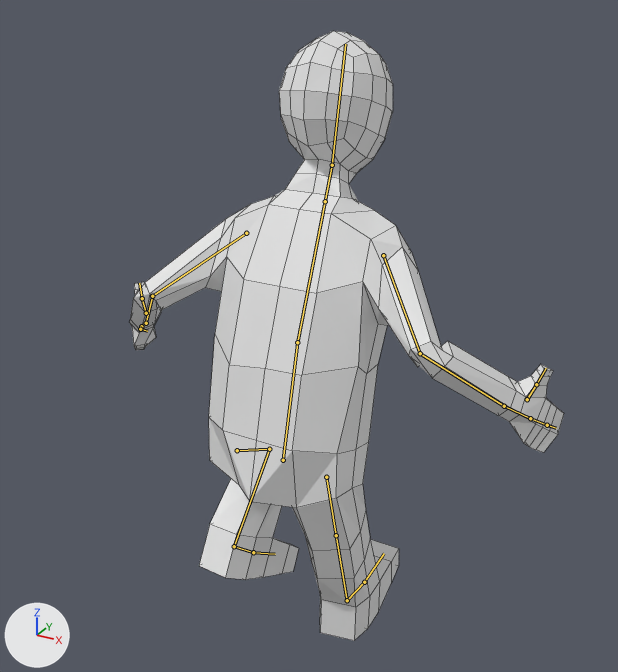
The Blender file models/heroes/omi.blend: old version first, new version second.
One viewpoint serves both versions: a 50 mm camera at (3.15, -5.3, 5.75) aimed at (0.11, 0.22, 2.99). Arrows for +X, +Y and +Z are at lower left; the lights stay in place. Both versions are drawn at frame 17 of the action 'jumpDown'; the numbers are the values there. The bones that bend it are drawn over the model as lines. Mesh edges are drawn as thin lines.
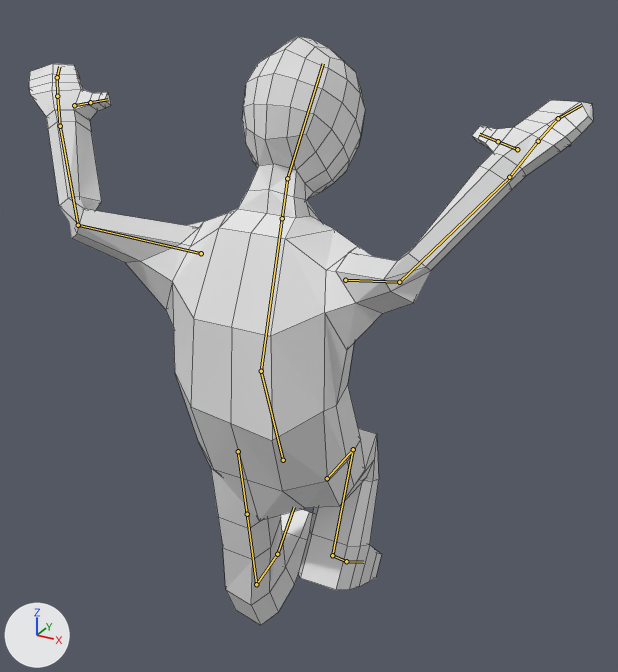
What differs and where, as boxes (x1, y1, x2, y2) in the pictures (618 x 672 px):
'Cube', posed (30% wider)
    before: (129, 31, 564, 641)
    after: (29, 36, 593, 625)
bone 'torso', root to tip
    before: (283, 460) to (297, 342)
    after: (283, 460) to (261, 371)
bone 'chest', root to tip
    before: (297, 342) to (325, 201)
    after: (261, 371) to (282, 218)
bone 'head', root to tip
    before: (332, 165) to (345, 44)
    after: (287, 178) to (323, 63)
bone 'upper_arm.L', root to tip
    before: (246, 233) to (152, 296)
    after: (201, 253) to (78, 225)
bone 'lower_arm.L', root to tip
    before: (152, 296) to (146, 323)
    after: (78, 225) to (60, 126)
bone 'upper_arm.R', root to tip
    before: (383, 255) to (420, 353)
    after: (345, 280) to (399, 282)
bone 'lower_arm.R', root to tip
    before: (420, 353) to (504, 406)
    after: (399, 282) to (509, 177)

Diff of the bpy script that builds the scene:
```diff
--- a/models/heroes/omi.blend.py
+++ b/models/heroes/omi.blend.py
@@ bone_torso @@
 bone_torso = bpy.data.objects['Armature'].pose.bones['torso']
-bone_torso.rotation_quaternion = (0.991, -0.131, 0.0, 0.0)  # degrees (-15, 0, 0)
+bone_torso.rotation_quaternion = (0.988, 0.155, 0.0, 0.0)  # degrees (18, 0, 0)
@@ bone_chest @@
 bone_chest = bpy.data.objects['Armature'].pose.bones['chest']  # child of 'torso'
-bone_chest.rotation_quaternion = (0.98, -0.201, 0.006, -0.001)  # degrees (-23, 1, 0)
+bone_chest.rotation_quaternion = (0.988, -0.152, 0.006, 0.0)  # degrees (-17, 1, 0)
@@ bone_head @@
 bone_head = bpy.data.objects['Armature'].pose.bones['head']  # child of 'neck'
-bone_head.rotation_quaternion = (0.996, 0.086, 0.0, 0.001)  # degrees (10, 0, 0)
+bone_head.rotation_quaternion = (0.987, -0.158, 0.0, -0.002)  # degrees (-18, 0, 0)
@@ bone_upper_arm_l @@
 bone_upper_arm_l = bpy.data.objects['Armature'].pose.bones['upper_arm.L']  # child of 'chest'
-bone_upper_arm_l.rotation_quaternion = (0.948, -0.096, -0.247, 0.174)  # degrees (-17, -26, 25)
+bone_upper_arm_l.rotation_quaternion = (0.763, 0.074, -0.28, 0.578)  # degrees (-14, -31, 78)
@@ bone_lower_arm_l @@
 bone_lower_arm_l = bpy.data.objects['Armature'].pose.bones['lower_arm.L']  # child of 'upper_arm.L'
-bone_lower_arm_l.rotation_quaternion = (0.742, 0.184, -0.299, -0.57)  # degrees (39, -14, -80)
+bone_lower_arm_l.rotation_quaternion = (0.68, 0.51, -0.42, -0.317)  # degrees (83, -14, -63)
@@ bone_upper_arm_r @@
 bone_upper_arm_r = bpy.data.objects['Armature'].pose.bones['upper_arm.R']  # child of 'chest'
-bone_upper_arm_r.rotation_quaternion = (0.948, -0.096, 0.247, -0.174)  # degrees (-17, 26, -25)
+bone_upper_arm_r.rotation_quaternion = (0.763, 0.074, 0.28, -0.578)  # degrees (-14, 31, -78)
@@ bone_lower_arm_r @@
 bone_lower_arm_r = bpy.data.objects['Armature'].pose.bones['lower_arm.R']  # child of 'upper_arm.R'
-bone_lower_arm_r.rotation_quaternion = (0.742, 0.184, 0.299, 0.57)  # degrees (39, 14, 80)
+bone_lower_arm_r.rotation_quaternion = (0.68, 0.51, 0.42, 0.317)  # degrees (83, 14, 63)
@@ bone_leg_control_l @@
 bone_leg_control_l = bpy.data.objects['Armature'].pose.bones['leg_control.L']
-bone_leg_control_l.location = (0.08, 0.19, 1.03)
-bone_leg_control_l.rotation_quaternion = (0.963, -0.27, 0.0, 0.0)  # degrees (-31, 0, 0)
+bone_leg_control_l.location = (0.08, 0.86, -0.05)
+bone_leg_control_l.rotation_quaternion = (0.903, 0.43, 0.0, 0.0)  # degrees (51, 0, 0)
@@ bone_leg_control_r @@
 bone_leg_control_r = bpy.data.objects['Armature'].pose.bones['leg_control.R']
-bone_leg_control_r.location = (0.11, 0.77, 0.22)
-bone_leg_control_r.rotation_quaternion = (0.999, 0.047, 0.004, 0.011)  # degrees (5, 0, 1)
+bone_leg_control_r.location = (0.08, 0.42, 1.09)
+bone_leg_control_r.rotation_quaternion = (0.963, -0.271, 0.008, 0.009)  # degrees (-31, 1, 1)
```
